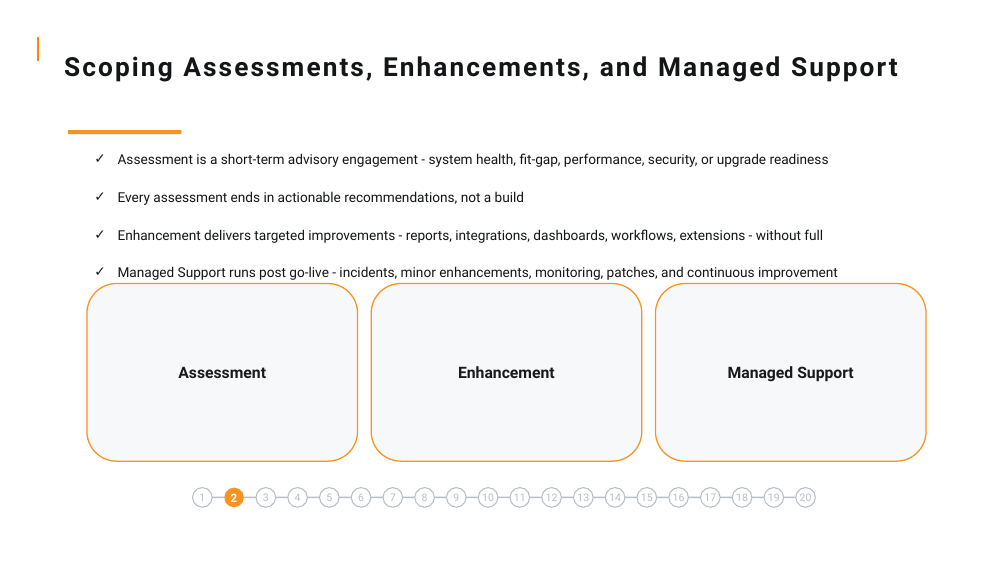
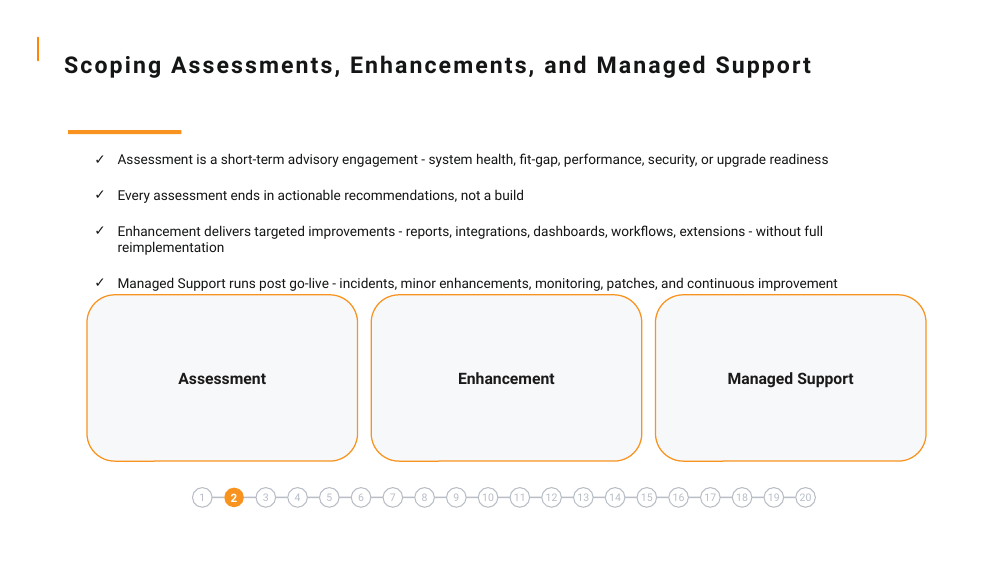
Before and after one commit to ASDPKP0409/vigilant-courses, a slide deck: slide 4 of courses/application-delivery-guidelines/slides.pptx. Drawn at 1008x567 pixels with LibreOffice and Linux fonts; fonts in the diff are those of the drawing; background and template pictures are left out. Boxes give left, top, right and bottom in pixels: in the first picture for what was removed or moved away, otherwise in the second. Text is boxed around its words. In the diff, an @@ line names an element or a change of style, - is before the commit and + after.

```diff
--- a/courses/application-delivery-guidelines/slides.pptx
+++ b/courses/application-delivery-guidelines/slides.pptx
@@ text "Scoping Assessments, Enhancements, and Managed ..." at [64,55,706,291]: size 25 to 22 pt @@
@@ text at [118,153,838,291]: less space between paragraphs @@
@@ text at [118,225,823,255]: text changed @@
-✓ Enhancement delivers targeted improvements - reports, integrations, dashboards, workflows, extensions - without full
+✓ Enhancement delivers targeted improvements - reports, integrations, dashboards, workflows, extensions - without full reimplementation
@@ rounded rectangle "Assessment": place and size @@
-rounded rectangle "Assessment" at [87,284,358,461]
+rounded rectangle "Assessment" at [87,295,358,461]
@@ rounded rectangle "Enhancement": place and size @@
-rounded rectangle "Enhancement" at [371,284,642,461]
+rounded rectangle "Enhancement" at [371,295,642,461]
@@ rounded rectangle "Managed Support": place and size @@
-rounded rectangle "Managed Support" at [656,284,926,461]
+rounded rectangle "Managed Support" at [656,295,926,461]
```
Also in this commit, not shown: 21 other slides changed, 14 other files.
